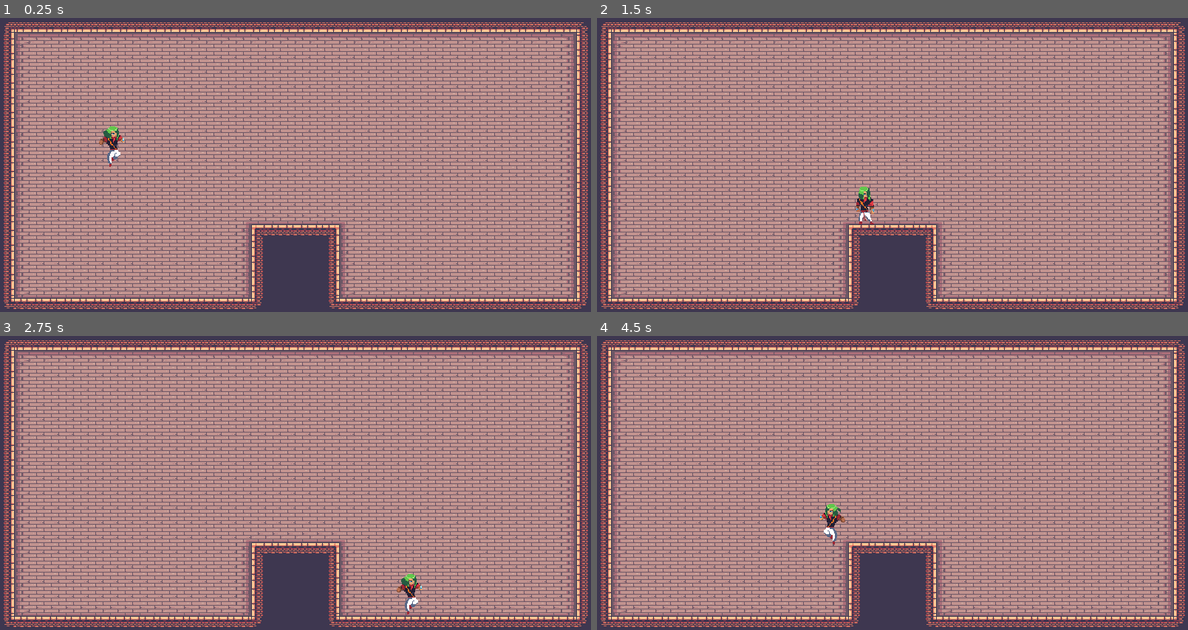
Above: before the commit, frames 1-4 (two rows, left to right).
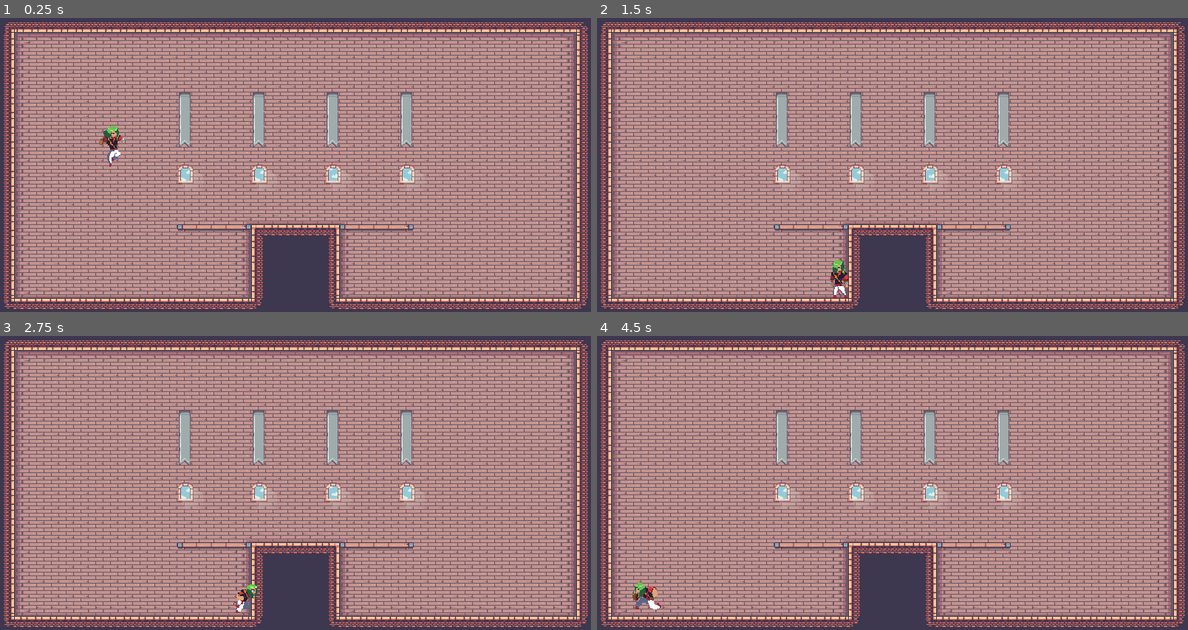
Above: after the commit, the same moments.

Repository: bitwise-aiden/platformer-playground
Game: Godot game, scene res://source/main.tscn
The game is run twice, just before and just after one commit, with the same random seed, the same clock (stepped at 60 frames per second) and the same inputs.
Inputs:
- Up to frame 1 (0.25 s): no input
- Up to frame 2 (1.5 s): hold Right (right) 0.53-1.28 s; tap Space (jump) at 0.77 s; hold Down (down) from 1.28 s (still down)
- Up to frame 3 (2.75 s): tap Space (jump) at 1.52 s; release Down (down) at 2.03 s; hold Right (right) from 2.03 s (still down)
- Up to frame 4 (4.5 s): release Right (right) at 2.78 s; hold Up (up) 2.78-3.53 s; tap Space (jump) at 3.02, 3.77 s; hold Left (left) from 3.53 s (still down)

The runs differ from the first frame. In frame 1, 2.6% of the frame differs, in the area x 30-72%, y 25-73%; in frame 2, 3.2%, in the area x 30-72%, y 25-96%; in frame 3, 3.1%; in frame 4, 3.2%.

Commit message:
Add decoration tilemap to main scene

Diff:
--- a/source/main.tscn
+++ b/source/main.tscn
@@ -1,7 +1,8 @@
-[gd_scene load_steps=51 format=2]
+[gd_scene load_steps=61 format=2]
 
 [ext_resource path="res://source/player/player.tscn" type="PackedScene" id=1]
 [ext_resource path="res://assets/art/terrain/Terrain (32x32).png" type="Texture" id=2]
+[ext_resource path="res://assets/art/terrain/Decorations (32x32).png" type="Texture" id=3]
 
 [sub_resource type="ConvexPolygonShape2D" id=1]
 points = PoolVector2Array( 0, 0, 32, 0, 32, 32, 0, 32 )
@@ -475,17 +476,198 @@
 1/shapes = [  ]
 1/z_index = 0
 
+[sub_resource type="ConvexPolygonShape2D" id=58]
+points = PoolVector2Array( 0, 0, 32, 0, 32, 8, 0, 8 )
+
+[sub_resource type="ConvexPolygonShape2D" id=59]
+points = PoolVector2Array( 0, 0, 32, 0, 32, 8, 0, 8 )
+
+[sub_resource type="ConvexPolygonShape2D" id=60]
+points = PoolVector2Array( 0, 0, 32, 0, 32, 8, 0, 8 )
+
+[sub_resource type="ConvexPolygonShape2D" id=61]
+points = PoolVector2Array( 0, 0, 32, 0, 32, 8, 0, 8 )
+
+[sub_resource type="ConvexPolygonShape2D" id=62]
+points = PoolVector2Array( 0, 0, 32, 0, 32, 16, 0, 16 )
+
+[sub_resource type="ConvexPolygonShape2D" id=63]
+points = PoolVector2Array( 0, 0, 32, 0, 32, 16, 0, 16 )
+
+[sub_resource type="ConvexPolygonShape2D" id=64]
+points = PoolVector2Array( 0, 0, 32, 0, 32, 16, 0, 16 )
+
+[sub_resource type="ConvexPolygonShape2D" id=65]
+points = PoolVector2Array( 0, 0, 32, 0, 32, 16, 0, 16 )
+
+[sub_resource type="TileSet" id=57]
+0/name = "Decorations (32x32).png 0"
+0/texture = ExtResource( 3 )
+0/tex_offset = Vector2( 0, 0 )
+0/modulate = Color( 1, 1, 1, 1 )
+0/region = Rect2( 64, 32, 128, 32 )
+0/tile_mode = 1
+0/autotile/bitmask_mode = 1
+0/autotile/bitmask_flags = [ Vector2( 0, 0 ), 48, Vector2( 1, 0 ), 56, Vector2( 2, 0 ), 24, Vector2( 3, 0 ), 16 ]
+0/autotile/icon_coordinate = Vector2( 0, 0 )
+0/autotile/tile_size = Vector2( 32, 8 )
+0/autotile/spacing = 0
+0/autotile/occluder_map = [  ]
+0/autotile/navpoly_map = [  ]
+0/autotile/priority_map = [  ]
+0/autotile/z_index_map = [  ]
+0/occluder_offset = Vector2( 0, 0 )
+0/navigation_offset = Vector2( 0, 0 )
+0/shape_offset = Vector2( 0, 0 )
+0/shape_transform = Transform2D( 1, 0, 0, 1, 0, 0 )
+0/shape = SubResource( 58 )
+0/shape_one_way = false
+0/shape_one_way_margin = 1.0
+0/shapes = [ {
+"autotile_coord": Vector2( 0, 0 ),
+"one_way": false,
+"one_way_margin": 1.0,
+"shape": SubResource( 58 ),
+"shape_transform": Transform2D( 1, 0, 0, 1, 0, 0 )
+}, {
+"autotile_coord": Vector2( 1, 0 ),
+"one_way": false,
+"one_way_margin": 1.0,
+"shape": SubResource( 59 ),
+"shape_transform": Transform2D( 1, 0, 0, 1, 0, 0 )
+}, {
+"autotile_coord": Vector2( 2, 0 ),
+"one_way": false,
+"one_way_margin": 1.0,
+"shape": SubResource( 60 ),
+"shape_transform": Transform2D( 1, 0, 0, 1, 0, 0 )
+}, {
+"autotile_coord": Vector2( 3, 0 ),
+"one_way": false,
+"one_way_margin": 1.0,
+"shape": SubResource( 61 ),
+"shape_transform": Transform2D( 1, 0, 0, 1, 0, 0 )
+} ]
+0/z_index = 0
+1/name = "Decorations (32x32).png 1"
+1/texture = ExtResource( 3 )
+1/tex_offset = Vector2( 0, 0 )
+1/modulate = Color( 1, 1, 1, 1 )
+1/region = Rect2( 32, 32, 32, 128 )
+1/tile_mode = 1
+1/autotile/bitmask_mode = 1
+1/autotile/bitmask_flags = [ Vector2( 0, 0 ), 128, Vector2( 0, 1 ), 146, Vector2( 0, 2 ), 18, Vector2( 0, 3 ), 18 ]
+1/autotile/icon_coordinate = Vector2( 0, 0 )
+1/autotile/tile_size = Vector2( 32, 32 )
+1/autotile/spacing = 0
+1/autotile/occluder_map = [  ]
+1/autotile/navpoly_map = [  ]
+1/autotile/priority_map = [  ]
+1/autotile/z_index_map = [  ]
+1/occluder_offset = Vector2( 0, 0 )
+1/navigation_offset = Vector2( 0, 0 )
+1/shape_offset = Vector2( 0, 0 )
+1/shape_transform = Transform2D( 1, 0, 0, 1, 0, 0 )
+1/shape_one_way = false
+1/shape_one_way_margin = 0.0
+1/shapes = [  ]
+1/z_index = 0
+2/name = "Decorations (32x32).png 2"
+2/texture = ExtResource( 3 )
+2/tex_offset = Vector2( 0, 0 )
+2/modulate = Color( 1, 1, 1, 1 )
+2/region = Rect2( 64, 64, 128, 32 )
+2/tile_mode = 1
+2/autotile/bitmask_mode = 1
+2/autotile/bitmask_flags = [ Vector2( 0, 0 ), 48, Vector2( 1, 0 ), 56, Vector2( 2, 0 ), 24, Vector2( 3, 0 ), 16 ]
+2/autotile/icon_coordinate = Vector2( 0, 0 )
+2/autotile/tile_size = Vector2( 32, 16 )
+2/autotile/spacing = 0
+2/autotile/occluder_map = [  ]
+2/autotile/navpoly_map = [  ]
+2/autotile/priority_map = [  ]
+2/autotile/z_index_map = [  ]
+2/occluder_offset = Vector2( 0, 0 )
+2/navigation_offset = Vector2( 0, 0 )
+2/shape_offset = Vector2( 0, 0 )
+2/shape_transform = Transform2D( 1, 0, 0, 1, 0, 0 )
+2/shape = SubResource( 62 )
+2/shape_one_way = false
+2/shape_one_way_margin = 1.0
+2/shapes = [ {
+"autotile_coord": Vector2( 3, 0 ),
+"one_way": false,
+"one_way_margin": 1.0,
+"shape": SubResource( 62 ),
+"shape_transform": Transform2D( 1, 0, 0, 1, 0, 0 )
+}, {
+"autotile_coord": Vector2( 2, 0 ),
+"one_way": false,
+"one_way_margin": 1.0,
+"shape": SubResource( 63 ),
+"shape_transform": Transform2D( 1, 0, 0, 1, 0, 0 )
+}, {
+"autotile_coord": Vector2( 1, 0 ),
+"one_way": false,
+"one_way_margin": 1.0,
+"shape": SubResource( 64 ),
+"shape_transform": Transform2D( 1, 0, 0, 1, 0, 0 )
+}, {
+"autotile_coord": Vector2( 0, 0 ),
+"one_way": false,
+"one_way_margin": 1.0,
+"shape": SubResource( 65 ),
+"shape_transform": Transform2D( 1, 0, 0, 1, 0, 0 )
+} ]
+2/z_index = 0
+3/name = "Decorations (32x32).png 3"
+3/texture = ExtResource( 3 )
+3/tex_offset = Vector2( -8, -8 )
+3/modulate = Color( 1, 1, 1, 1 )
+3/region = Rect2( 64, 96, 128, 64 )
+3/tile_mode = 1
+3/autotile/bitmask_mode = 1
+3/autotile/bitmask_flags = [ Vector2( 0, 0 ), 16, Vector2( 1, 0 ), 16 ]
+3/autotile/icon_coordinate = Vector2( 0, 0 )
+3/autotile/tile_size = Vector2( 64, 64 )
+3/autotile/spacing = 0
+3/autotile/occluder_map = [  ]
+3/autotile/navpoly_map = [  ]
+3/autotile/priority_map = [  ]
+3/autotile/z_index_map = [  ]
+3/occluder_offset = Vector2( 0, 0 )
+3/navigation_offset = Vector2( 0, 0 )
+3/shape_offset = Vector2( 0, 0 )
+3/shape_transform = Transform2D( 1, 0, 0, 1, 0, 0 )
+3/shape_one_way = false
+3/shape_one_way_margin = 1.0
+3/shapes = [ {
+"autotile_coord": Vector2( 0, 0 ),
+"one_way": false,
+"one_way_margin": 1.0,
+"shape": null,
+"shape_transform": Transform2D( 1, 0, 0, 1, 0, 0 )
+} ]
+3/z_index = 0
+
 [node name="main" type="Node2D"]
 
 [node name="terrain" type="TileMap" parent="."]
 position = Vector2( 0, 18 )
-tile_set = SubResource( 48 )
+tile_set = SubResource( 52 )
 cell_size = Vector2( 32, 32 )
 show_collision = true
 collision_mask = 2
 format = 1
 tile_data = PoolIntArray( -65537, 0, 0, -131072, 0, 1, -131071, 0, 1, -131070, 0, 1, -131069, 0, 1, -131068, 0, 1, -131 …(18553 unchanged characters)…
 
+[node name="decoration" type="TileMap" parent="."]
+position = Vector2( 0, 18 )
+tile_set = SubResource( 57 )
+cell_size = Vector2( 32, 32 )
+format = 1
+tile_data = PoolIntArray( 458764, 1, 0, 458769, 1, 0, 458774, 1, 0, 458779, 1, 0, 524300, 1, 65536, 524305, 1, 65536, 524310, 1, 65536, 524315, 1, 65536, 589836, 1, 65536, 589841, 1, 65536, 589846, 1, 65536, 589851, 1, 65536, 655372, 1, 131072, 655377, 1, 131072, 655382, 1, 131072, 655387, 1, 131072, 786444, 3, 0, 786449, 3, 0, 786454, 3, 1, 786459, 3, 0, 1048588, 2, 0, 1048589, 2, 1, 1048590, 2, 1, 1048591, 2, 1, 1048592, 2, 2, 1048599, 2, 0, 1048600, 2, 1, 1048601, 2, 1, 1048602, 2, 1, 1048603, 2, 2 )
+
 [node name="player" parent="." instance=ExtResource( 1 )]
 position = Vector2( 243.193, 240.22 )
 collision_layer = 2
Not shown: 1 places in source/main.tscn that only renumber resources
